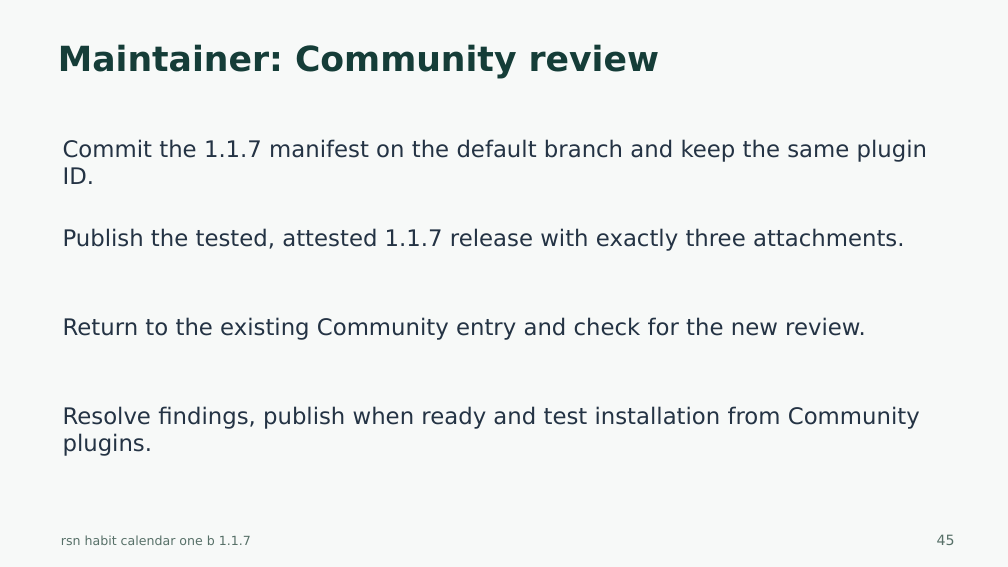
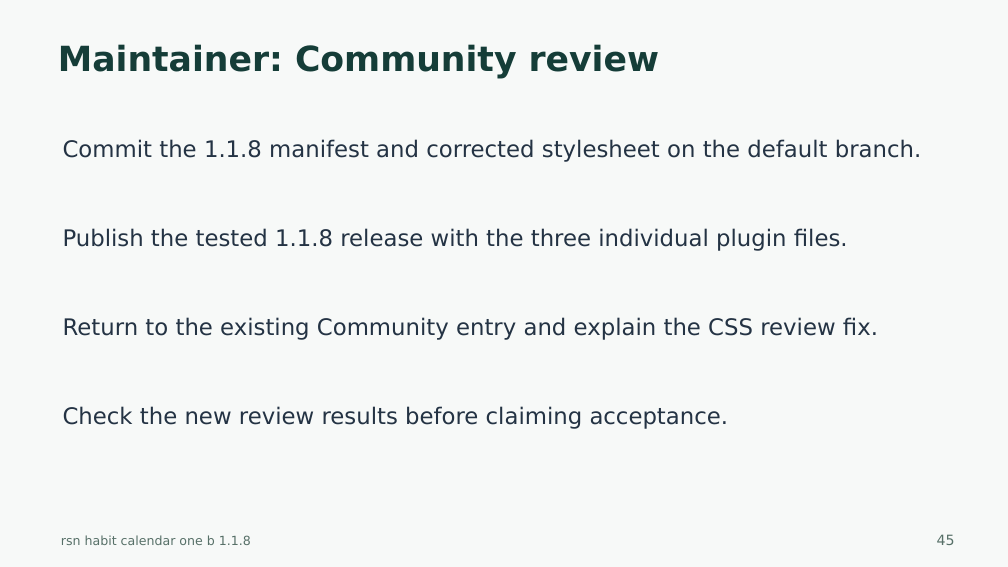
Before and after one commit to harharhari/rsn-habit-tracker-obsidian-plugin, a slide deck: slide 45 of docs/rsn-habit-calendar-one-b-tutorial.pptx. Drawn at 1008x567 pixels with LibreOffice and Linux fonts; fonts in the diff are those of the drawing. Boxes give left, top, right and bottom in pixels: in the first picture for what was removed or moved away, otherwise in the second. Text is boxed around its words. In the diff, an @@ line names an element or a change of style, - is before the commit and + after.

Commit message:
1. Warning taken care of: CSS lint 2. Habit Tracker Version 1.1.8 3. as on 2026-10-27

```diff
--- a/docs/rsn-habit-calendar-one-b-tutorial.pptx
+++ b/docs/rsn-habit-calendar-one-b-tutorial.pptx
@@ text at <box>63,139,921,162</box>: text changed @@
-Commit the 1.1.7 manifest on the default branch and keep the same plugin ID.
+Commit the 1.1.8 manifest and corrected stylesheet on the default branch.
@@ text at <box>63,228,848,251</box>: text changed @@
-Publish the tested, attested 1.1.7 release with exactly three attachments.
+Publish the tested 1.1.8 release with the three individual plugin files.
@@ text at <box>63,317,878,340</box>: text changed @@
-Return to the existing Community entry and check for the new review.
+Return to the existing Community entry and explain the CSS review fix.
@@ text at <box>63,406,729,429</box>: text changed @@
-Resolve findings, publish when ready and test installation from Community plugins.
+Check the new review results before claiming acceptance.
@@ text at <box>61,535,251,545</box>: text changed @@
-rsn habit calendar one b 1.1.7
+rsn habit calendar one b 1.1.8
```
Also in this commit, not shown: 44 other slides changed, 31 other files.
